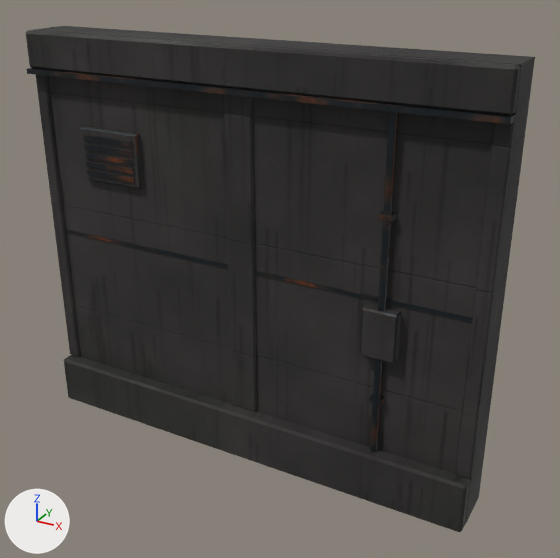
Before and after pictures for a commit that changed the glTF model void-runner/assets/models/kit/kit_wall_plain_4m.glb.
Both versions are drawn from a camera (50 mm lens) standing at (5.04, -4.77, 4.19) and looking at (2.24, 0.33, 1.65). The axes (+X, +Y, +Z) are drawn at lower left. The lights are the same throughout. The first picture is the older version. Where no turn or scale is listed for an object, it has been applied to the vertices. Vertices at exactly the same position are counted once.

Objects in the first picture: 'kit_wall_plain_4m'.
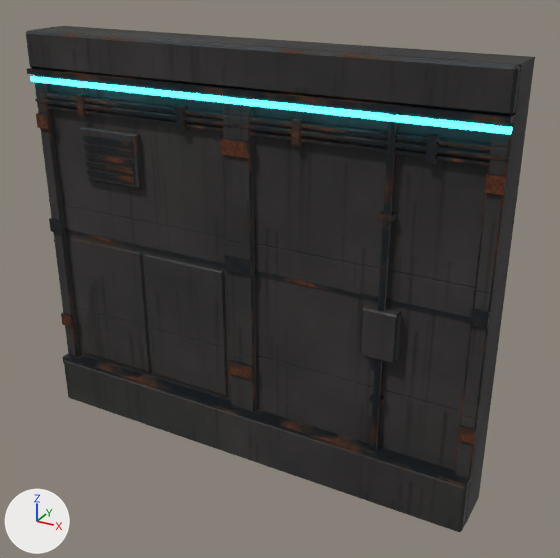
Changed parts and their boxes (x1, y1, x2, y2) in the pictures (560 x 558 px; the box of a moved part takes in the faces that stretch with it):
'kit_wall_plain_4m__neon_0', added: after (30, 76, 512, 135)
part 1 of me_kit_wall_plain_4m, added: after (61, 312, 73, 327)
part 2 of me_kit_wall_plain_4m, added: after (49, 218, 62, 233)
part 3 of me_kit_wall_plain_4m, added: after (36, 113, 50, 129)
part 4 of me_kit_wall_plain_4m, added: after (228, 360, 254, 380)
part 5 of me_kit_wall_plain_4m, added: after (225, 256, 252, 276)
part 6 of me_kit_wall_plain_4m, added (brown): after (221, 138, 250, 158)
part 7 of me_kit_wall_plain_4m, added: after (457, 425, 476, 444)
part 8 of me_kit_wall_plain_4m, added: after (470, 308, 490, 328)
part 9 of me_kit_wall_plain_4m, added: after (484, 174, 506, 195)
part 10 of me_kit_wall_plain_4m, added: after (63, 354, 472, 492)
part 11 of me_kit_wall_plain_4m, added: after (76, 94, 89, 117)
part 12 of me_kit_wall_plain_4m, added: after (176, 105, 188, 131)
part 13 of me_kit_wall_plain_4m, added: after (291, 118, 303, 146)
part 14 of me_kit_wall_plain_4m, added: after (425, 134, 439, 164)
part 15 of me_kit_wall_plain_4m, added: after (71, 238, 151, 372)
part 16 of me_kit_wall_plain_4m, added: after (145, 254, 228, 395)
part 17 of me_kit_wall_plain_4m, moved or reshaped: before (36, 75, 515, 478); after (34, 74, 515, 479)
part 18 of me_kit_wall_plain_4m, edited (looks the same): (26, 31, 520, 116) in both

What changed in the scene script:
```text
Add mat_kit_emissive:
    mat_kit_emissive = bpy.data.materials.new('kit_emissive')
    mat_kit_emissive.use_nodes = True; mat_kit_emissive.node_tree.nodes.clear()
    _N = mat_kit_emissive.node_tree.nodes; _L = mat_kit_emissive.node_tree.links
    n0 = _N.new('ShaderNodeBsdfPrincipled'); n0.name = 'Principled BSDF'
    n0.inputs[0].default_value = (0.0, 0.0, 0.0, 1.0)  # 'Base Color', black #000000
    n0.inputs[28].default_value = 6.0  # 'Emission Strength'
    n1 = _N.new('ShaderNodeOutputMaterial'); n1.name = 'Material Output'
    n2 = _N.new('ShaderNodeTexImage'); n2.name = 'Image Texture'
    n2.image = img_kit_emissive_color_png
    _L.new(n0.outputs[0], n1.inputs[0])  # 'BSDF' to 'Surface'
    _L.new(n2.outputs[0], n0.inputs[27])  # 'Color' to 'Emission Color'
Change me_kit_wall_plain_4m:
    remove me_kit_wall_plain_4m.from_pydata(...)  # 260 vertices, 440 faces; spans x 0.0..4.0, y 0.0..0.5, z 0.0..3.5
    add me_kit_wall_plain_4m.from_pydata(...)  # 450 vertices, 726 faces; spans x 0.0..4.0, y 0.0..0.5, z 0.0..3.5
    me_kit_wall_plain_4m part 1: a new loose piece, a box spanning x 0.0..0.12, y 0.06..0.08, z 0.8..0.92, in mat_kit_metal
    me_kit_wall_plain_4m part 2: a new loose piece, a box spanning x 0.0..0.12, y 0.06..0.08, z 1.75..1.87, in mat_kit_metal
    me_kit_wall_plain_4m part 3: a new loose piece, a box spanning x 0.0..0.12, y 0.06..0.08, z 2.7..2.82, in mat_kit_metal
    me_kit_wall_plain_4m part 4: a new loose piece, a box spanning x 1.88..2.12, y 0.06..0.08, z 0.8..0.92, in mat_kit_metal
    me_kit_wall_plain_4m part 5: a new loose piece, a box spanning x 1.88..2.12, y 0.06..0.08, z 1.75..1.87, in mat_kit_metal
    me_kit_wall_plain_4m part 6: a new loose piece, a box spanning x 1.88..2.12, y 0.06..0.08, z 2.7..2.82, in mat_kit_metal
    me_kit_wall_plain_4m part 7: a new loose piece, a box spanning x 3.88..4.0, y 0.06..0.08, z 0.8..0.92, in mat_kit_metal
    me_kit_wall_plain_4m part 8: a new loose piece, a box spanning x 3.88..4.0, y 0.06..0.08, z 1.75..1.87, in mat_kit_metal
    me_kit_wall_plain_4m part 9: a new loose piece, a box spanning x 3.88..4.0, y 0.06..0.08, z 2.7..2.82, in mat_kit_metal
    me_kit_wall_plain_4m part 10: a new loose piece, a box spanning x 0.0..4.0, y 0.01..0.14, z 0.4..0.47, in mat_kit_metal
    me_kit_wall_plain_4m part 11: a new loose piece, a box spanning x 0.47..0.53, y 0.07..0.14, z 2.84..3.02, in mat_kit_metal
    me_kit_wall_plain_4m part 12: a new loose piece, a box spanning x 1.47..1.53, y 0.07..0.14, z 2.84..3.02, in mat_kit_metal
    me_kit_wall_plain_4m part 13: a new loose piece, a box spanning x 2.47..2.53, y 0.07..0.14, z 2.84..3.02, in mat_kit_metal
    me_kit_wall_plain_4m part 14: a new loose piece, a box spanning x 3.47..3.53, y 0.07..0.14, z 2.84..3.02, in mat_kit_metal
    me_kit_wall_plain_4m part 15: a new loose piece of 24 vertices spanning x 0.18..0.98, y 0.11..0.14, z 0.52..1.7
    me_kit_wall_plain_4m part 16: a new loose piece of 24 vertices spanning x 1.02..1.82, y 0.11..0.14, z 0.52..1.7
    me_kit_wall_plain_4m part 17
    36 vertices in x 0.0..4.0, y 0.1..0.11, z 0.45..3.2 move by (0.0, -0.02, 0.0)
    15 vertices are added at x 0.0, y 0.07..0.12, z 2.86..3.0
    15 new vertices lie (4.0, 0.0, 0.0) away from vertices in x 0.0, y 0.07..0.12, z 2.86..3.0
    30 new faces join them, mat_kit_metal
    me_kit_wall_plain_4m part 18: 128 faces spanning x 0.0..4.0, y 0.04..0.14, z 0.45..3.5 switch from mat_kit_concrete to mat_kit_metal
Add ob_kit_wall_plain_4m__neon_0:
    ob_kit_wall_plain_4m__neon_0 = bpy.data.objects.new('kit_wall_plain_4m__neon_0', me_kit_wall_plain_4m__neon_0)  # a box spanning x 0.0..4.0, y 0.05..0.09, z 3.09..3.13
    ob_kit_wall_plain_4m__neon_0.location = (0.0, 0.0, 0.0)
```
